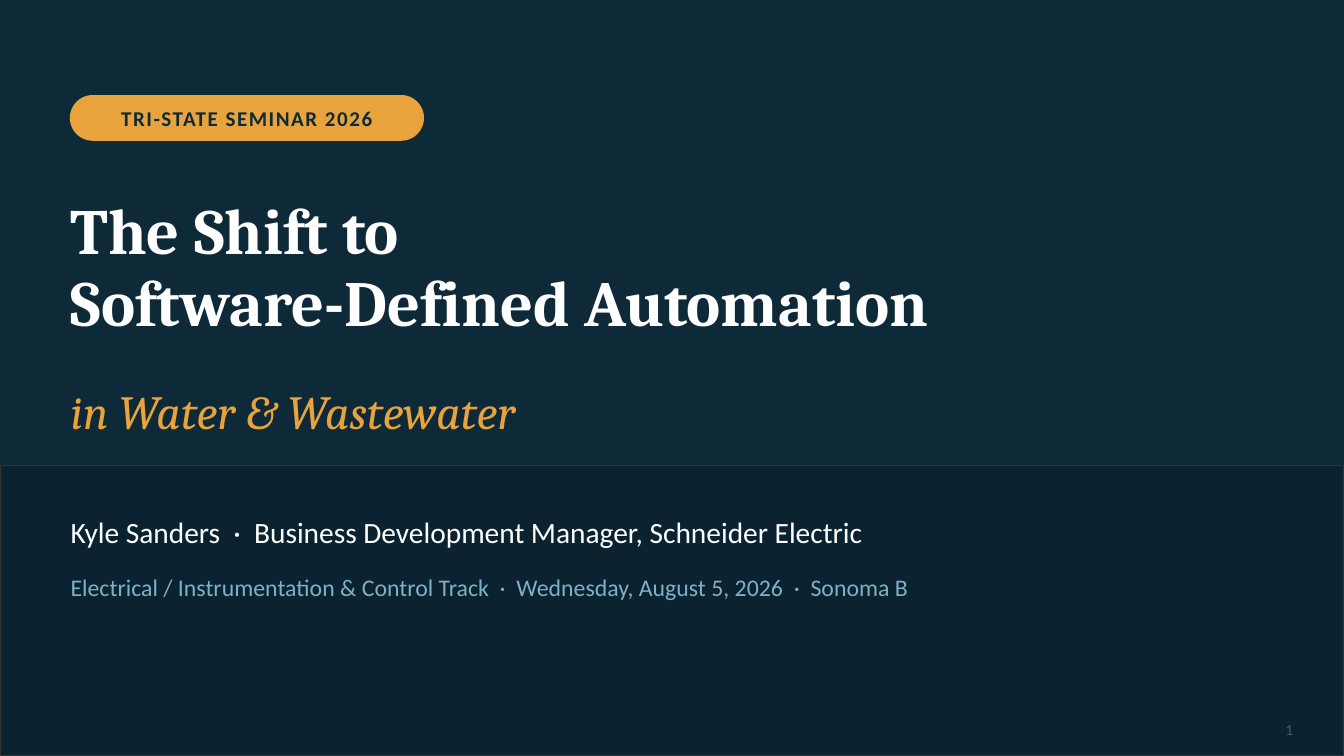
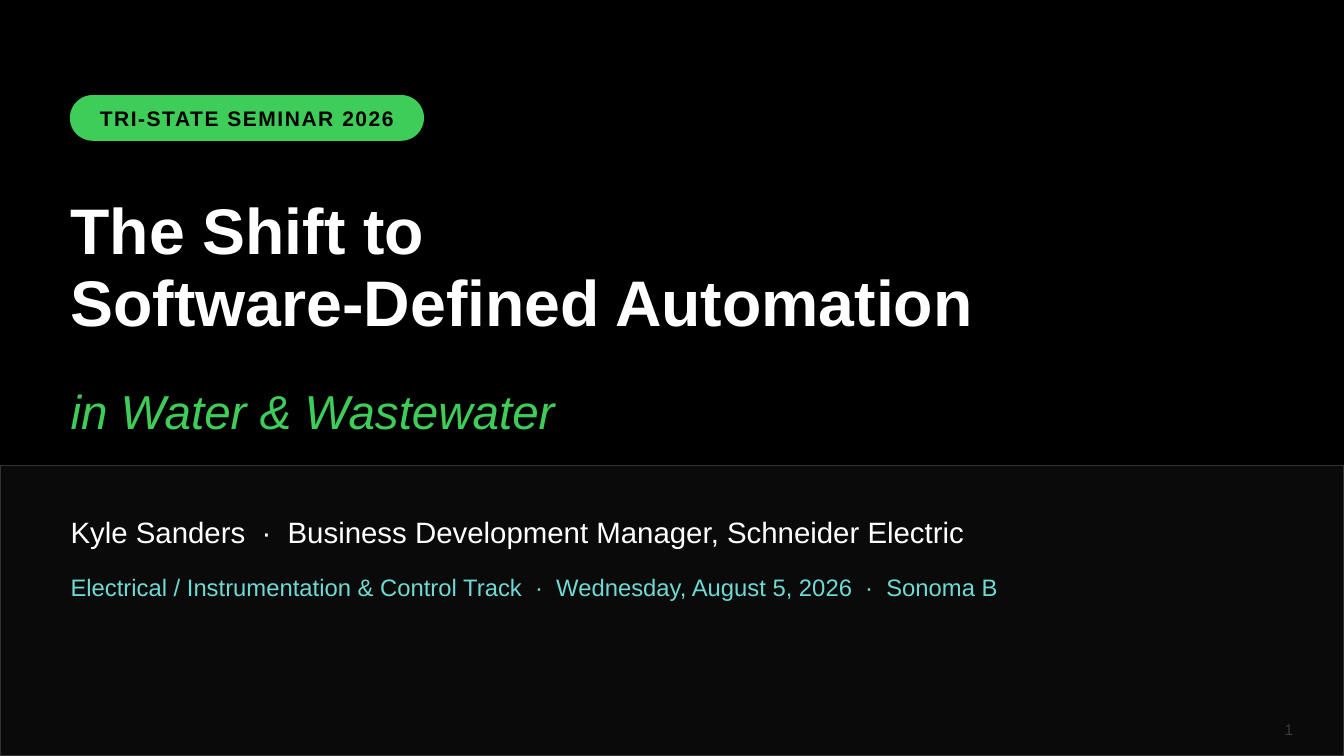
Before and after one commit to KyleSandersSE/AgentSE, a slide deck: slide 1 of presentations/tri-state-2026/SDA-Water-Wastewater-TriState-2026.pptx. Drawn at 1344x756 pixels with LibreOffice and Linux fonts; fonts in the diff are those of the drawing. Boxes give left, top, right and bottom in pixels: in the first picture for what was removed or moved away, otherwise in the second. Text is boxed around its words. In the diff, an @@ line names an element or a change of style, - is before the commit and + after.

```diff
--- a/presentations/tri-state-2026/SDA-Water-Wastewater-TriState-2026.pptx
+++ b/presentations/tri-state-2026/SDA-Water-Wastewater-TriState-2026.pptx
@@ background #0E2A38 to #000000 @@
@@ text "TRI-STATE SEMINAR 2026" at box(100, 111, 393, 126): font Calibri to Arial, text colour #0E2A38 to #000000 @@
@@ rounded rectangle at box(71, 96, 423, 140): fill #E8A33D to #3DCD58; outline #E8A33D 1 pt to #3DCD58 1 pt @@
@@ text "The Shift to" at box(71, 207, 972, 327): font Cambria to Arial @@
@@ text "in Water & Wastewater" at box(71, 394, 555, 430): font Cambria to Arial, text colour #E8A33D to #3DCD58 @@
@@ rectangle at box(0, 466, 1344, 756): fill #0B2230 to #0A0A0A @@
@@ text "Kyle Sanders · Business Development ..." at box(71, 521, 964, 549): font Calibri to Arial @@
@@ text "Electrical / Instrumentation & Control ..." at box(71, 578, 998, 601): font Calibri to Arial, text colour #7FB1C6 to #6FD9D4 @@
@@ text "1" at box(1285, 725, 1294, 735): font Calibri to Arial, text colour #3E6072 to #3A3A3A @@
```
Also in this commit, not shown: 32 other slides changed, 2 other files.
